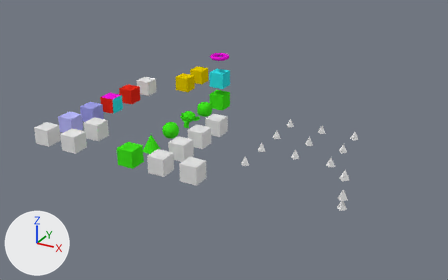
Two versions of the Blender file samples/unittest/xbuf_unittest.blend, one commit apart.
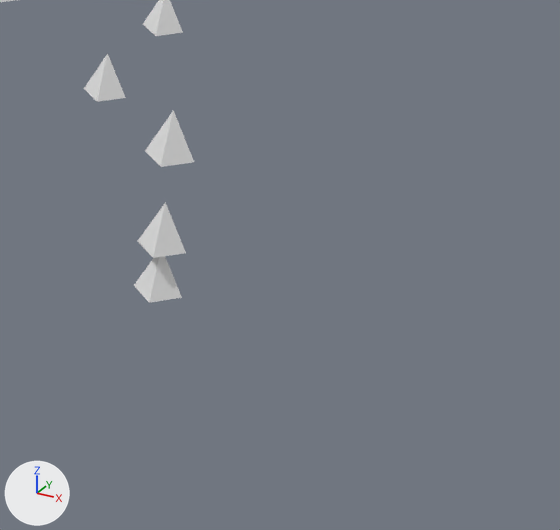
Each version is shown whole from a 50 mm lens placed at (50.5, -48.9, 28.7), pointed at (17.8, 10.6, -1.0), then close up on the part from 69% to 96% of the width and 52% to 93% of the height. Lighting does not change. The marker at lower left points along +X, +Y and +Z.
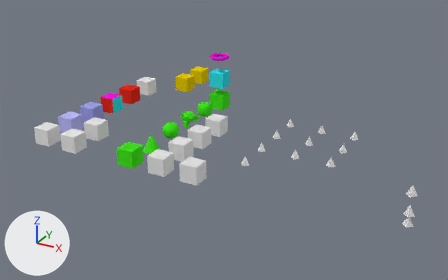
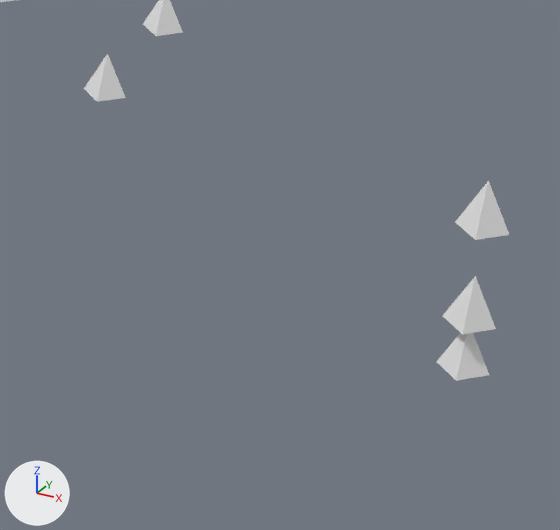
Commit message: unittest.blend: update

Where the change shows, as pixel boxes [x1, y1, x2, y2] in the close-ups (560 x 530 px):
'Cone.002', moved: before [134, 110, 194, 303]; after [436, 181, 509, 381]

The edits, one by one:
Object 'Cone.002' (ob_cone_002) moves from (36.0, 0.0, 3.5) to (42.0, 0.0, 3.5).
